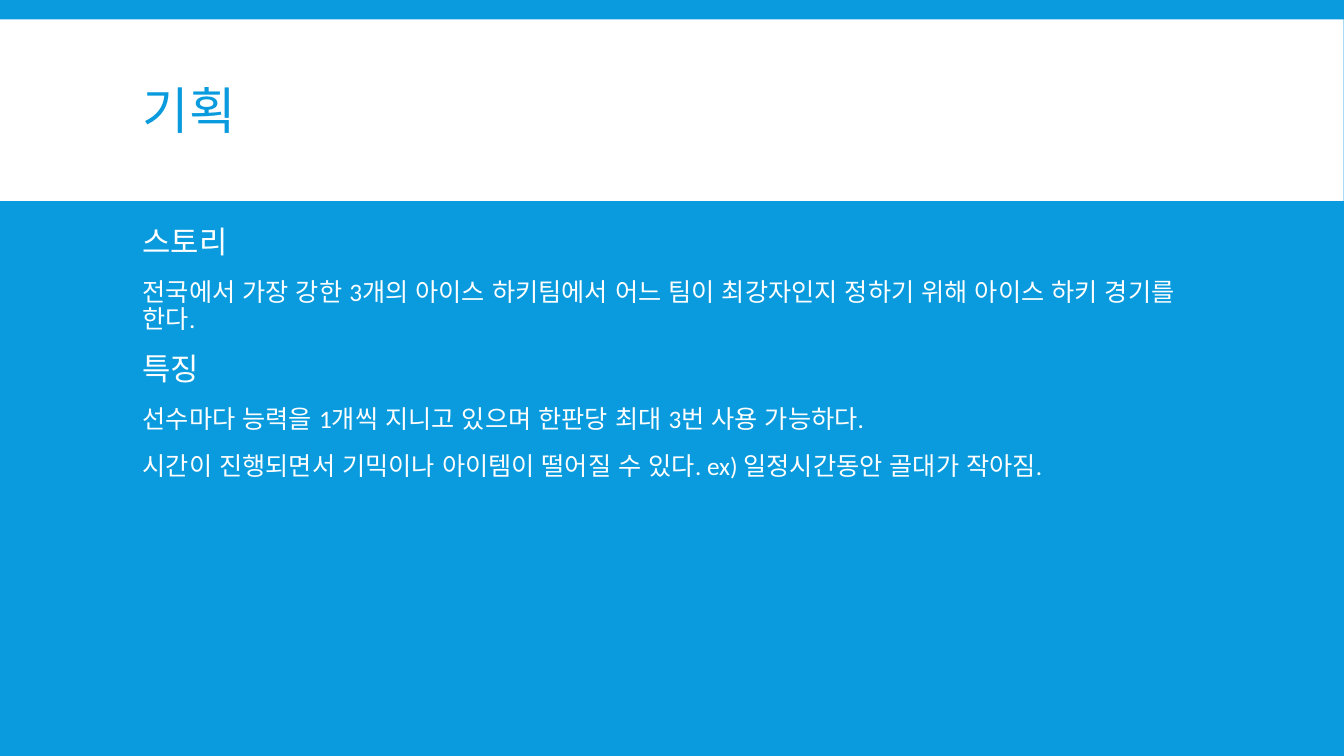
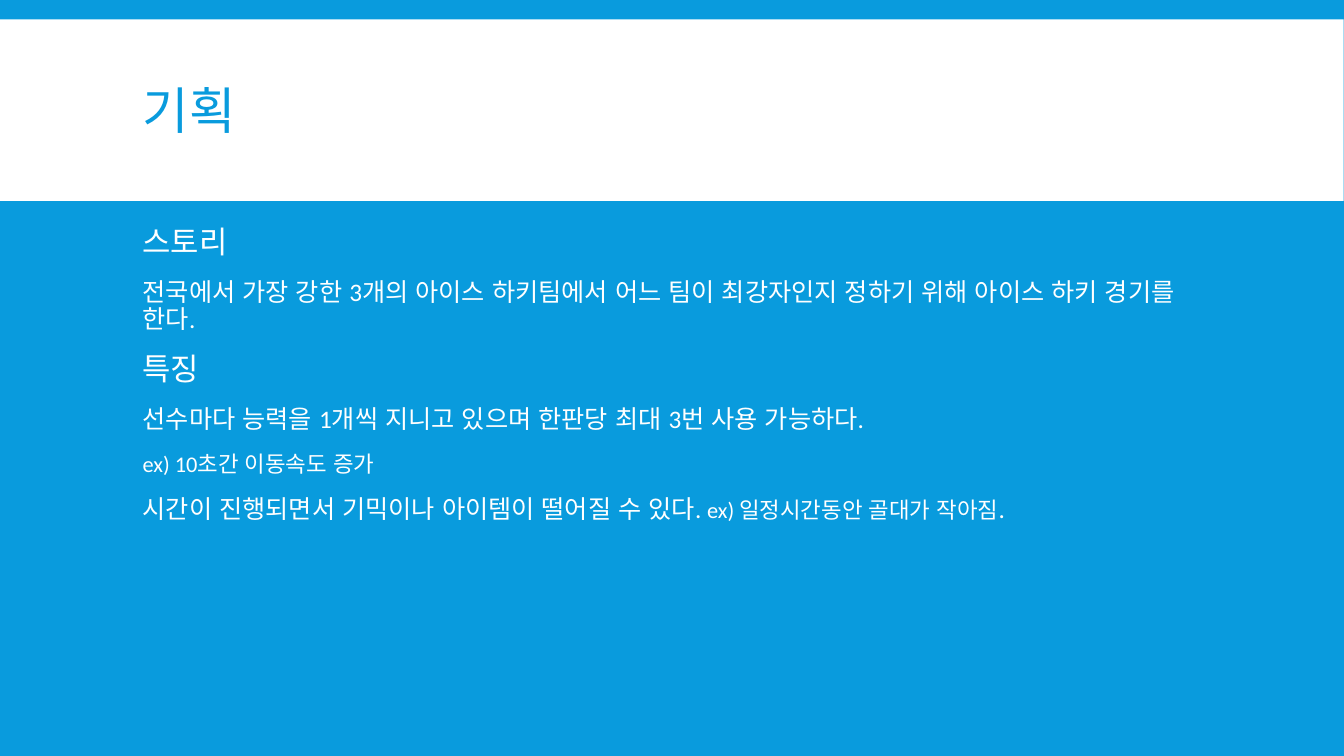
Before and after one commit to Tkadha/2dgp_project, a slide deck: slide 6 of 2D 게임프로그래밍 1차 발표자료.pptx. Drawn at 1344x756 pixels with LibreOffice and Linux fonts; fonts in the diff are those of the drawing. Boxes give left, top, right and bottom in pixels: in the first picture for what was removed or moved away, otherwise in the second. Text is boxed around its words. In the diff, an @@ line names an element or a change of style, - is before the commit and + after.

```diff
--- a/2D 게임프로그래밍 1차 발표자료.pptx
+++ b/2D 게임프로그래밍 1차 발표자료.pptx
@@ text at (x1=143, y1=453, x2=374, y2=475): paragraph added @@
+ex) 10초간 이동속도 증가
@@ text at (x1=143, y1=497, x2=999, y2=521): size 18 to 16 pt in "ex) 일정시간동안 골대가 작아짐." @@
```
Also in this commit, not shown: 1 other slide changed.
